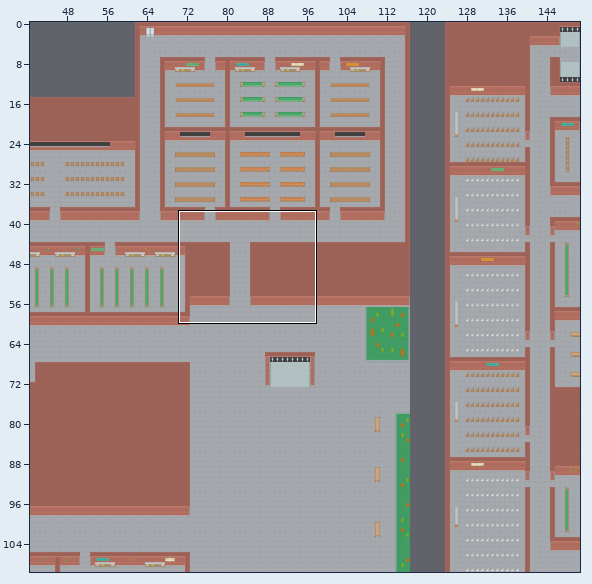
Tiled map, stored at core/assets/visuals/maps/Turlington_Dungeon.tmx. Above: a wide view before the commit, with the close-up outlined.
Close-up. Before the commit:
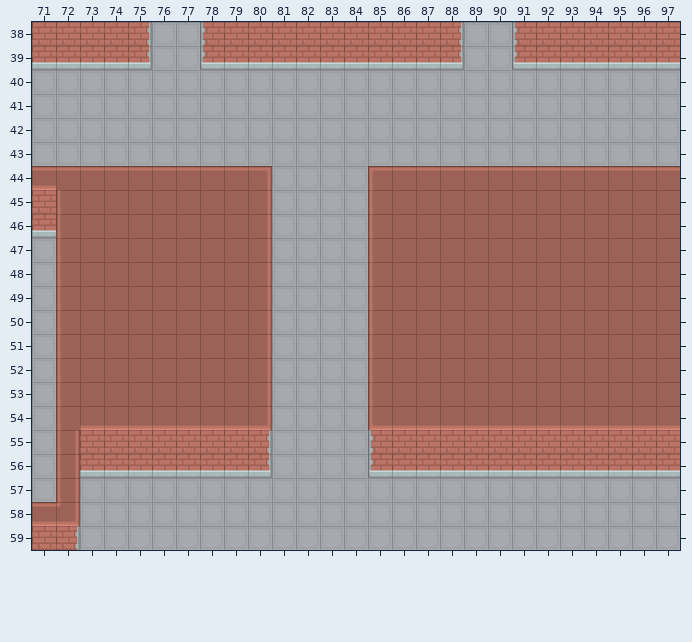
Cells are 64x64 px. Shown: x 71..97, y 38..59. The commit also changed other parts of the map, which this record leaves out.
After:
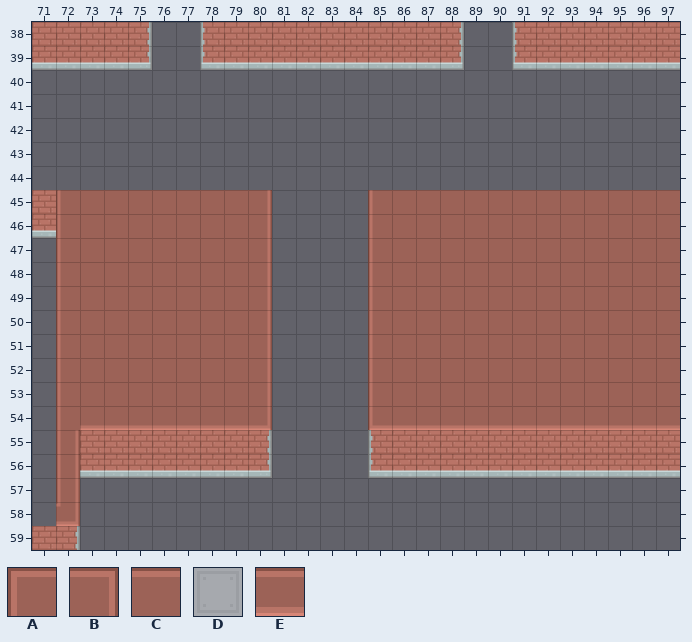
Key: from "roguelikeCity_magenta64": A 0, B 1, C 2, D 62, E 80.
_ is an empty cell.
Tiles replaced or removed in this view: A, B, C, D, E.
The exact change:
Changed rows in their new state; . is an unchanged cell.
Layer "Background" (now hidden):
first column x 71:
38 .....__...........__.......
39 .....__...........__.......
40 ___________________________
41 ___________________________
42 ___________________________
43 ___________________________
44 ___________________________
45 ..........____.............
46 ..........____.............
47 _.........____.............
48 _.........____.............
49 _.........____.............
50 _.........____.............
51 _.........____.............
52 _.........____.............
53 _.........____.............
54 _.........____.............
55 _.........____.............
56 _.........____.............
57 _._________________________
58 _._________________________
59 .._________________________
Layer "Foreground" (now hidden):
first column x 71:
44 __________...._____________
first column x 71:
58 _
